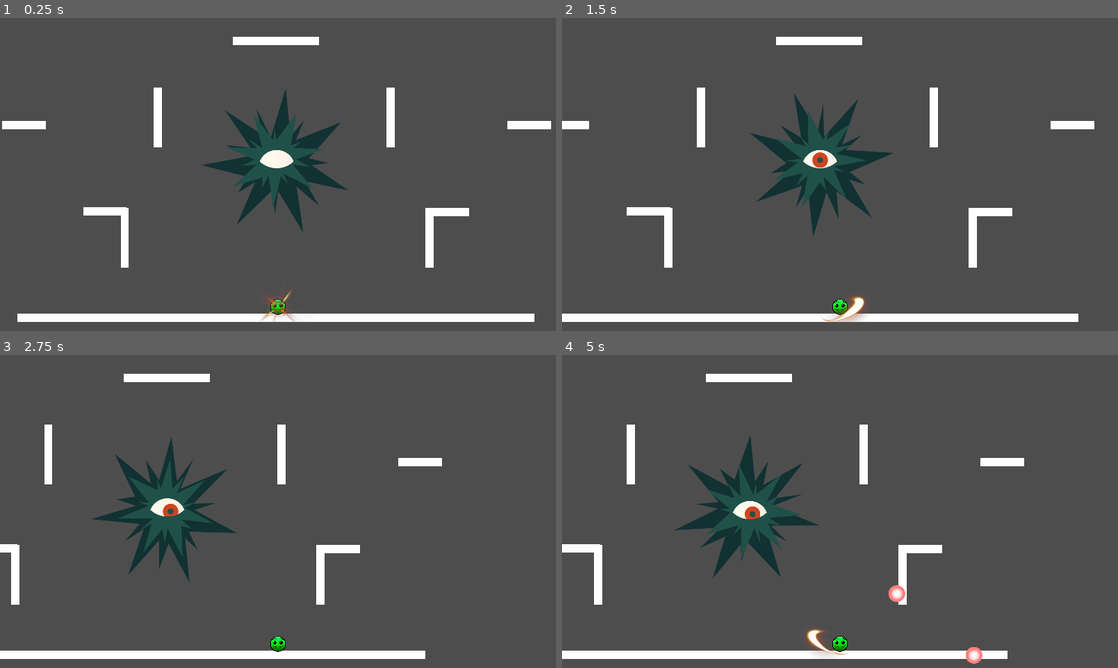
Above: before the commit, frames 1-4 (two rows, left to right).
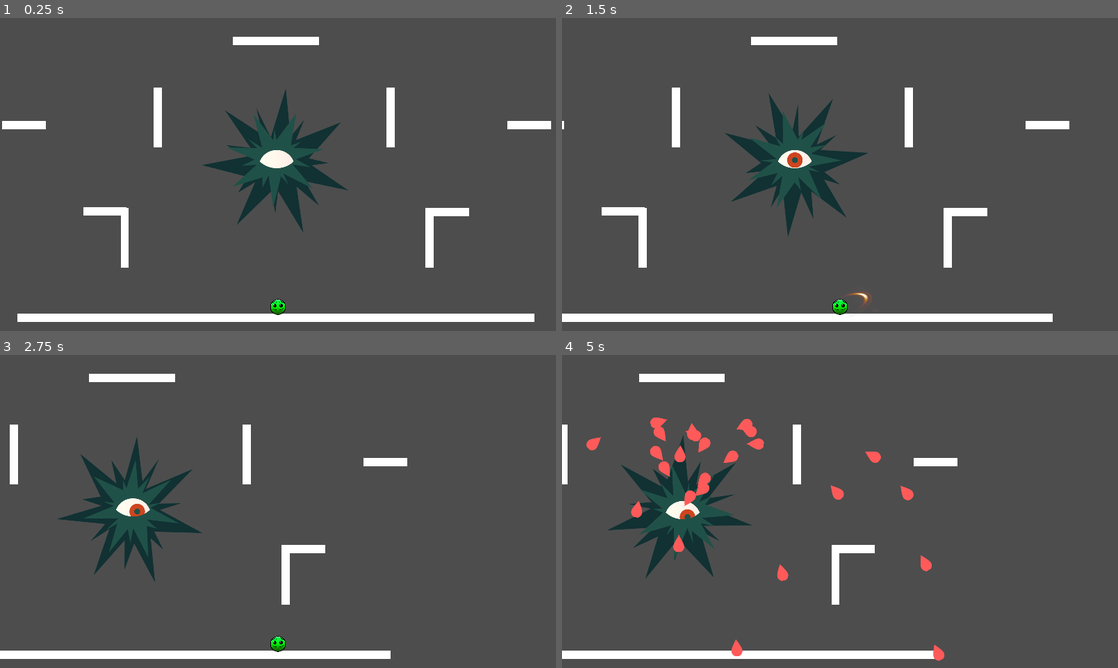
Above: after the commit, the same moments.

Repository: ReusableChopsticks/BreakoutBossfight
Game: Godot game, scene res://scenes/eye_boss_arena.tscn
The game is run twice, just before and just after one commit, with the same random seed, the same clock (stepped at 60 frames per second) and the same inputs.
Inputs:
- Up to frame 1 (0.25 s): no input
- Up to frame 2 (1.5 s): tap Enter at 0.5 s; hold X (attack) 0.53-1.28 s; hold Right (move_right) from 0.53 s (still down); tap Z (jump) at 0.77 s; tap X (attack) at 1.35 s
- Up to frame 3 (2.75 s): tap Z (jump) at 1.52 s; release Right (move_right) at 2.03 s; hold Left (move_left) from 2.03 s (still down); hold X (attack) from 2.03 s (still down); tap C (dash) at 2.1 s
- Up to frame 4 (5 s): release Left (move_left) at 2.78 s; release X (attack) at 2.78 s; hold Right (move_right) 2.78-4.28 s; tap X (attack) at 2.85, 4.55 s; tap Z (jump) at 3.02, 3.77, 4.52 s; hold X (attack) 3.53-4.28 s; hold Left (move_left) from 4.28 s (still down); tap C (dash) at 4.35 s

The runs differ from the first frame. In frame 1, 0.2% of the frame differs, in the area x 46-54%, y 86-98%; in frame 2, 8.3%; in frame 3, 8.2%; in frame 4, 13%, in the area x 0-84%, y 6-99%.

Commit message:
cry attack + crappy bullet spritesheet
the bullets sprites cut in to each other :(

Diff:
--- a/components/StateMachine.gd
+++ b/components/StateMachine.gd
@@ -46,3 +46,4 @@
 		current_state.exit()
 	current_state = new_state
 	new_state.enter()
+	print("entering state" + new_state_name)
--- a/entities/attacks/radial_attack.gd
+++ b/entities/attacks/radial_attack.gd
@@ -7,6 +7,9 @@
 @export var degrees_offset_per_burst = 5
 @export_range(0.01, 2) var fire_interval: float = 0.3
 @export var fire_amount: int = 10
+@export var clockwise: bool = true
+# choose between clockwise and anticlockwise
+@export var rand_clockwise: bool = true
 
 var bullet_config: BulletConfig
 
@@ -15,7 +18,12 @@
 	preview_attack()
 
 func attack():
+	if rand_clockwise and randf() < 0.5:
+		degrees_offset_per_burst = -degrees_offset_per_burst
+
 	var rotate_offset = 0
+	# so the attack doesn't always start at 0
+	rotate_offset += randi_range(0, 180)
 	var angle_interval = (2 * PI) / bullet_burst_amount
 	for j in range(fire_amount):
 		for i in range(bullet_burst_amount):
--- a/entities/attacks/radial_attack.tscn
+++ b/entities/attacks/radial_attack.tscn
@@ -11,3 +11,5 @@
 degrees_offset_per_burst = 5
 fire_interval = 0.3
 fire_amount = 10
+clockwise = false
+rand_clockwise = true
--- /dev/null
+++ b/entities/bosses/boss_states/cry_rain_attack.gd
@@ -0,0 +1,27 @@
+extends AttackState
+class_name CryRainAttack
+
+@export var attack_node: BaseAttack
+@export var tear_drop_amount = 15
+@export var interval := 0.05
+@export var max_x_velocity = 1000
+@export var y_vel = 500
+
+func enter():
+	for i in range(tear_drop_amount):
+		var x = randi_range(-max_x_velocity, max_x_velocity)
+		var y = y_vel + randi_range(-100, 100)
+		attack_node.start_velocity = Vector2(x, y)
+		attack_node.attack()
+		await get_tree().create_timer(interval).timeout
+	#await attack_node.finished
+	transitioned.emit(self, "EyeIdleState")
+
+func exit():
+	pass
+
+func update(_delta: float):
+	pass
+
+func physics_update(_delta: float):
+	pass
--- a/entities/bosses/eye_boss.tscn
+++ b/entities/bosses/eye_boss.tscn
@@ -12,12 +12,14 @@
 [ext_resource type="PackedScene" uid="uid://cx1bes5236qyc" path="res://entities/attacks/direction_attack.tscn" id="9_ut28g"]
 [ext_resource type="Script" path="res://entities/bosses/boss_states/eye_idle_state.gd" id="10_4sswx"]
 [ext_resource type="Script" path="res://components/health_component.gd" id="10_5nu60"]
+[ext_resource type="PackedScene" uid="uid://cnffthbwjp8xx" path="res://entities/projectiles/kinematic_bullet.tscn" id="10_5q7iq"]
 [ext_resource type="PackedScene" uid="uid://cfrxt4vfmroyh" path="res://components/hitbox_component.tscn" id="11_xsi86"]
 [ext_resource type="Script" path="res://entities/bosses/boss_states/eye_intro.gd" id="11_xxj5g"]
 [ext_resource type="Script" path="res://entities/bosses/boss_states/eye_choose_attack.gd" id="12_ghtuw"]
 [ext_resource type="PackedScene" uid="uid://d0fobv6xejsab" path="res://components/hurtbox_component.tscn" id="12_h8pvv"]
 [ext_resource type="Script" path="res://entities/bosses/boss_states/eye_burst_attack.gd" id="13_xky0h"]
 [ext_resource type="Script" path="res://entities/bosses/boss_states/eye_shoot_player_attack.gd" id="15_5hkvr"]
+[ext_resource type="Script" path="res://entities/bosses/boss_states/cry_rain_attack.gd" id="20_o843j"]
 
 [sub_resource type="GDScript" id="GDScript_ytuw1"]
 script/source = "extends Sprite2D
@@ -317,9 +319,29 @@
 "": SubResource("AnimationLibrary_vesn3")
 }
 
+[node name="HealthComponent" type="Node" parent="Eye"]
+script = ExtResource("10_5nu60")
+
+[node name="HitboxComponent" parent="Eye" instance=ExtResource("11_xsi86")]
+collision_layer = 2
+
+[node name="CollisionShape2D" type="CollisionShape2D" parent="Eye/HitboxComponent"]
+shape = SubResource("CircleShape2D_q1fjc")
+
+[node name="HurtboxComponent" parent="Eye" node_paths=PackedStringArray("health_component") instance=ExtResource("12_h8pvv")]
+collision_layer = 2
+collision_mask = 80
+health_component = NodePath("../HealthComponent")
+
+[node name="CollisionShape2D" type="CollisionShape2D" parent="Eye/HurtboxComponent"]
+shape = SubResource("CircleShape2D_acrlf")
+
 [node name="Attacks" type="Node2D" parent="Eye"]
 
-[node name="BasicAttack" parent="Eye/Attacks" instance=ExtResource("6_k4pdw")]
+[node name="CryRainAttack" parent="Eye/Attacks" instance=ExtResource("6_k4pdw")]
+bullet_scene = ExtResource("10_5q7iq")
+fire_interval = 0.05
+fire_amount = 1
 
 [node name="RadialAttack" parent="Eye/Attacks" instance=ExtResource("7_64inh")]
 bullet_scene = ExtResource("8_cj3i4")
@@ -330,23 +352,6 @@
 bullet_scene = ExtResource("8_cj3i4")
 speed = 700
 
-[node name="HealthComponent" type="Node" parent="Eye"]
-script = ExtResource("10_5nu60")
-
-[node name="HitboxComponent" parent="Eye" instance=ExtResource("11_xsi86")]
-collision_layer = 2
-
-[node name="CollisionShape2D" type="CollisionShape2D" parent="Eye/HitboxComponent"]
-shape = SubResource("CircleShape2D_q1fjc")
-
-[node name="HurtboxComponent" parent="Eye" node_paths=PackedStringArray("health_component") instance=ExtResource("12_h8pvv")]
-collision_layer = 2
-collision_mask = 80
-health_component = NodePath("../HealthComponent")
-
-[node name="CollisionShape2D" type="CollisionShape2D" parent="Eye/HurtboxComponent"]
-shape = SubResource("CircleShape2D_acrlf")
-
 [node name="StateMachine" type="Node" parent="." node_paths=PackedStringArray("initial_state")]
 script = ExtResource("6_hmgcb")
 initial_state = NodePath("EyeIntroState")
@@ -363,6 +368,13 @@
 [node name="EyeChooseAttack" type="Node" parent="StateMachine"]
 script = ExtResource("12_ghtuw")
 
+[node name="CryRainAttack" type="Node" parent="StateMachine" node_paths=PackedStringArray("attack_node")]
+script = ExtResource("20_o843j")
+attack_node = NodePath("../../Eye/Attacks/CryRainAttack")
+tear_drop_amount = 30
+max_x_velocity = 700
+y_vel = -700
+
 [node name="EyeBurstAttack" type="Node" parent="StateMachine" node_paths=PackedStringArray("attack_node")]
 script = ExtResource("13_xky0h")
 attack_node = NodePath("../../Eye/Attacks/RadialAttack")
@@ -370,3 +382,5 @@
 [node name="EyeShootPlayerAttack" type="Node" parent="StateMachine" node_paths=PackedStringArray("attack_node")]
 script = ExtResource("15_5hkvr")
 attack_node = NodePath("../../Eye/Attacks/DirectionAttack")
+
+[node name="temp space" type="Node" parent="."]
--- a/entities/player/player_attack_state.gd
+++ b/entities/player/player_attack_state.gd
@@ -12,8 +12,6 @@
 
 var _hold_time = 0
 var attack_dir: String
-
-	#transitioned.emit(self, "PlayerMoveState")
 
 func enter():
 	_hold_time = 0
@@ -47,7 +45,8 @@
 func handle_physics(delta):
 	# handle gravity while attacking; no movement!
 	var weight = move_settings.friction_lerp if player.is_on_floor() else move_settings.air_friction_lerp
-	player.velocity.x = lerpf(player.velocity.x, 0, weight)
+	# this line ends up just awkwardly stopping the player
+	#player.velocity.x = lerpf(player.velocity.x, 0, weight)
 	player.velocity.y += gravity * delta
 	player.move_and_slide()
 
--- a/entities/player/player_move_state.gd
+++ b/entities/player/player_move_state.gd
@@ -229,7 +229,6 @@
 	hurtbox.monitorable = !value
 #endregion
 
-
 func enter():
 	pass
 
--- a/entities/projectiles/base_bullet.gd
+++ b/entities/projectiles/base_bullet.gd
@@ -5,9 +5,12 @@
 All bullets must have these functions:
 	setup(config: BulletConfig) # constructor
 	deflect() # changes bullet state after player attack
+	hit() # get slapped nerd
 
 	BulletConfig is a contract where you look into the bullet code and pass in the required values
 """
+
+@onready var sprite: AnimatedSprite2D = $AnimatedSprite2D
 
 var is_normal: bool
 var is_deflected: bool
--- a/entities/projectiles/base_bullet.tscn
+++ b/entities/projectiles/base_bullet.tscn
@@ -1,15 +1,71 @@
-[gd_scene load_steps=3 format=3 uid="uid://bm8hpd35b4y32"]
+[gd_scene load_steps=11 format=3 uid="uid://bm8hpd35b4y32"]
 
 [ext_resource type="Script" path="res://entities/projectiles/base_bullet.gd" id="1_voc8i"]
 [ext_resource type="PackedScene" uid="uid://cfrxt4vfmroyh" path="res://components/hitbox_component.tscn" id="2_lv403"]
+[ext_resource type="Texture2D" uid="uid://ch2wj0gv466jg" path="res://entities/projectiles/bullet_sprites.png" id="3_od2ts"]
+[ext_resource type="Texture2D" uid="uid://bjkbr4rts3apd" path="res://entities/projectiles/explode_bullet_red.png" id="4_m1wjg"]
+[ext_resource type="Texture2D" uid="uid://uph0x6kjf08x" path="res://entities/projectiles/explode_bullet_blue.png" id="5_jsayy"]
+
+[sub_resource type="AtlasTexture" id="AtlasTexture_7miio"]
+atlas = ExtResource("3_od2ts")
+region = Rect2(0, 0, 64, 64)
+
+[sub_resource type="AtlasTexture" id="AtlasTexture_xkghs"]
+atlas = ExtResource("3_od2ts")
+region = Rect2(64, 0, 64, 64)
+
+[sub_resource type="AtlasTexture" id="AtlasTexture_dk7yj"]
+atlas = ExtResource("3_od2ts")
+region = Rect2(0, 256, 64, 64)
+
+[sub_resource type="AtlasTexture" id="AtlasTexture_fv24u"]
+atlas = ExtResource("3_od2ts")
+region = Rect2(64, 256, 64, 64)
+
+[sub_resource type="SpriteFrames" id="SpriteFrames_mj23l"]
+animations = [{
+"frames": [{
+"duration": 1.0,
+"texture": SubResource("AtlasTexture_7miio")
+}, {
+"duration": 1.0,
+"texture": SubResource("AtlasTexture_xkghs")
+}],
+"loop": true,
+"name": &"default",
+"speed": 5.0
+}, {
+"frames": [{
+"duration": 1.0,
+"texture": ExtResource("4_m1wjg")
+}, {
+"duration": 1.0,
+"texture": ExtResource("5_jsayy")
+}],
+"loop": true,
+"name": &"explode",
+"speed": 5.0
+}, {
+"frames": [{
+"duration": 1.0,
+"texture": SubResource("AtlasTexture_dk7yj")
+}, {
+"duration": 1.0,
+"texture": SubResource("AtlasTexture_fv24u")
+}],
+"loop": true,
+"name": &"tear_drop",
+"speed": 5.0
+}]
 
 [node name="BaseBullet" type="CharacterBody2D"]
 collision_layer = 8
-collision_mask = 4
+collision_mask = 68
 script = ExtResource("1_voc8i")
 metadata/_edit_group_ = true
 
-[node name="Sprite2D" type="Sprite2D" parent="."]
+[node name="AnimatedSprite2D" type="AnimatedSprite2D" parent="."]
+sprite_frames = SubResource("SpriteFrames_mj23l")
 
 [node name="DeleteTimer" type="Timer" parent="."]
 wait_time = 10.0
--- a/entities/projectiles/basic_bullet.gd
+++ b/entities/projectiles/basic_bullet.gd
@@ -2,12 +2,13 @@
 class_name BasicBullet
 
 func setup(bullet: BulletConfig):
+	$AnimatedSprite2D.frame = 0
 	position = bullet.spawn_pos
 	velocity = bullet.start_velocity
 	return self
 
 func deflect():
-
+	$AnimatedSprite2D.frame = 1
 	set_deflected()
 	# set to bounce off environment (walls)
 	set_collision_mask_value(3, true)
--- a/entities/projectiles/basic_bullet.tscn
+++ b/entities/projectiles/basic_bullet.tscn
@@ -1,7 +1,6 @@
-[gd_scene load_steps=6 format=3 uid="uid://rtah0mxab7rn"]
+[gd_scene load_steps=5 format=3 uid="uid://rtah0mxab7rn"]
 
 [ext_resource type="PackedScene" uid="uid://bm8hpd35b4y32" path="res://entities/projectiles/base_bullet.tscn" id="1_yyb4r"]
-[ext_resource type="Texture2D" uid="uid://btuyqbjlvg3sf" path="res://entities/projectiles/BasicBulletSprite.png" id="2_65yj3"]
 [ext_resource type="Script" path="res://entities/projectiles/basic_bullet.gd" id="2_ofm20"]
 
 [sub_resource type="CircleShape2D" id="CircleShape2D_nabxq"]
@@ -17,8 +16,5 @@
 [node name="CollisionShape2D" type="CollisionShape2D" parent="." index="0"]
 shape = SubResource("CircleShape2D_nabxq")
 
-[node name="Sprite2D" parent="." index="1"]
-texture = ExtResource("2_65yj3")
-
 [node name="CollisionShape2D" type="CollisionShape2D" parent="HitboxComponent" index="0"]
 shape = SubResource("CircleShape2D_olmp3")
--- a/entities/projectiles/exploding_bullet.tscn
+++ b/entities/projectiles/exploding_bullet.tscn
@@ -1,7 +1,6 @@
-[gd_scene load_steps=8 format=3 uid="uid://douuwu2uf32ge"]
+[gd_scene load_steps=7 format=3 uid="uid://douuwu2uf32ge"]
 
 [ext_resource type="PackedScene" uid="uid://bm8hpd35b4y32" path="res://entities/projectiles/base_bullet.tscn" id="1_1kxcq"]
-[ext_resource type="Texture2D" uid="uid://bdtaw3saty56x" path="res://entities/projectiles/mine.png" id="2_l5jig"]
 [ext_resource type="Script" path="res://entities/projectiles/exploding_bullet.gd" id="2_prfr7"]
 [ext_resource type="PackedScene" uid="uid://bi7vg7jftevte" path="res://entities/attacks/radial_attack.tscn" id="4_vf56o"]
 [ext_resource type="PackedScene" uid="uid://cnffthbwjp8xx" path="res://entities/projectiles/kinematic_bullet.tscn" id="5_52up2"]
@@ -14,10 +13,6 @@
 [node name="ExplodingBullet" instance=ExtResource("1_1kxcq")]
 script = ExtResource("2_prfr7")
 
-[node name="Sprite2D" parent="." index="0"]
-scale = Vector2(0.0948718, 0.0948718)
-texture = ExtResource("2_l5jig")
-
 [node name="CollisionShape2D" type="CollisionShape2D" parent="HitboxComponent" index="0"]
 shape = SubResource("CircleShape2D_6ey43")
 
@@ -28,3 +23,6 @@
 bullet_scene = ExtResource("5_52up2")
 degrees_offset_per_burst = 0
 fire_amount = 1
+
+[node name="AnimatedSprite2D" parent="." index="4"]
+animation = &"explode"
--- a/entities/projectiles/kinematic_bullet.gd
+++ b/entities/projectiles/kinematic_bullet.gd
@@ -10,12 +10,15 @@
 	return self
 
 func deflect():
+	sprite.frame = 1
 	set_deflected()
 	set_environment_collision()
-	velocity *= 1.5
+	velocity.x *= 1.3
+	velocity.y *= 1.5
 
 func _physics_process(delta):
 	velocity.y += gravity * delta
 	var col_info = move_and_collide(velocity * delta)
 	if col_info:
 		velocity = velocity.bounce(col_info.get_normal()) * bounce_decrease
+	rotation = velocity.angle() - PI/2
--- a/entities/projectiles/kinematic_bullet.tscn
+++ b/entities/projectiles/kinematic_bullet.tscn
@@ -1,26 +1,28 @@
-[gd_scene load_steps=6 format=3 uid="uid://cnffthbwjp8xx"]
+[gd_scene load_steps=5 format=3 uid="uid://cnffthbwjp8xx"]
 
 [ext_resource type="PackedScene" uid="uid://bm8hpd35b4y32" path="res://entities/projectiles/base_bullet.tscn" id="1_50tnb"]
-[ext_resource type="Texture2D" uid="uid://2wrj4s618ni1" path="res://graphics/scribbly_circle.png" id="2_8uicp"]
 [ext_resource type="Script" path="res://entities/projectiles/kinematic_bullet.gd" id="2_oflsd"]
 
+[sub_resource type="CircleShape2D" id="CircleShape2D_jj3bc"]
+radius = 26.0192
+
 [sub_resource type="CircleShape2D" id="CircleShape2D_y5hi3"]
-radius = 26.1725
-
-[sub_resource type="CircleShape2D" id="CircleShape2D_jj3bc"]
-radius = 30.0167
+radius = 21.0
 
 [node name="KinematicBullet" instance=ExtResource("1_50tnb")]
+collision_mask = 64
 script = ExtResource("2_oflsd")
-gravity = null
+gravity = 1000
 bounce_decrease = 0.8
 
-[node name="Sprite2D" parent="." index="0"]
-scale = Vector2(0.204, 0.204)
-texture = ExtResource("2_8uicp")
+[node name="AnimatedSprite2D" parent="." index="0"]
+animation = &"tear_drop"
+
+[node name="CollisionShape2D" type="CollisionShape2D" parent="." index="2"]
+shape = SubResource("CircleShape2D_jj3bc")
+
+[node name="HitboxComponent" parent="." index="3"]
+position = Vector2(0, 12)
 
 [node name="CollisionShape2D" type="CollisionShape2D" parent="HitboxComponent" index="0"]
 shape = SubResource("CircleShape2D_y5hi3")
-
-[node name="CollisionShape2D" type="CollisionShape2D" parent="." index="2"]
-shape = SubResource("CircleShape2D_jj3bc")
--- a/entities/weapon/weapon.tscn
+++ b/entities/weapon/weapon.tscn
@@ -1,8 +1,9 @@
-[gd_scene load_steps=37 format=3 uid="uid://b87gbpvxlbfcy"]
+[gd_scene load_steps=38 format=3 uid="uid://b87gbpvxlbfcy"]
 
 [ext_resource type="Script" path="res://entities/weapon/weapon.gd" id="1_pl645"]
 [ext_resource type="Texture2D" uid="uid://2wrj4s618ni1" path="res://graphics/scribbly_circle.png" id="2_53cjm"]
 [ext_resource type="Texture2D" uid="uid://cdgh8ksom2u3l" path="res://entities/weapon/sword_slash_placeholder.png" id="2_rma3v"]
+[ext_resource type="Texture2D" uid="uid://dnv4pguhvb133" path="res://graphics/1x1.png" id="3_xv5gd"]
 
 [sub_resource type="Animation" id="Animation_dctiw"]
 resource_name = "RESET"
@@ -28,7 +29,7 @@
 "times": PackedFloat32Array(0),
 "transitions": PackedFloat32Array(1),
 "update": 1,
-"values": [7]
+"values": [0]
 }
 tracks/2/type = "value"
 tracks/2/imported = false
@@ -40,7 +41,7 @@
 "times": PackedFloat32Array(0),
 "transitions": PackedFloat32Array(1),
 "update": 1,
-"values": [&"side_attack"]
+"values": [&"idle"]
 }
 tracks/3/type = "value"
 tracks/3/imported = false
@@ -65,6 +66,24 @@
 "transitions": PackedFloat32Array(1),
 "update": 0,
 "values": [Vector2(0, 0)]
+}
+
+[sub_resource type="Animation" id="Animation_w8ooq"]
+resource_name = "deflect_attack"
+length = 0.1
+tracks/0/type = "method"
+tracks/0/imported = false
+tracks/0/enabled = true
+tracks/0/path = NodePath(".")
+tracks/0/interp = 1
+tracks/0/loop_wrap = true
+tracks/0/keys = {
+"times": PackedFloat32Array(0.1),
+"transitions": PackedFloat32Array(1),
+"values": [{
+"args": [],
+"method": &"deflect_bullets"
+}]
 }
 
 [sub_resource type="Animation" id="Animation_ppoyu"]
@@ -267,24 +286,6 @@
 "values": [Vector2(-1, -40), Vector2(0, -60)]
 }
 
-[sub_resource type="Animation" id="Animation_w8ooq"]
-resource_name = "deflect_attack"
-length = 0.1
-tracks/0/type = "method"
-tracks/0/imported = false
-tracks/0/enabled = true
-tracks/0/path = NodePath(".")
-tracks/0/interp = 1
-tracks/0/loop_wrap = true
-tracks/0/keys = {
-"times": PackedFloat32Array(0.1),
-"transitions": PackedFloat32Array(1),
-"values": [{
-"args": [],
-"method": &"deflect_bullets"
-}]
-}
-
 [sub_resource type="AnimationLibrary" id="AnimationLibrary_340tu"]
 _data = {
 "RESET": SubResource("Animation_dctiw"),
@@ -295,6 +296,21 @@
 "up_attack": SubResource("Animation_6vqqo")
 }
 
+[sub_resource type="RectangleShape2D" id="RectangleShape2D_w36ce"]
+size = Vector2(113, 104)
+
+[sub_resource type="RectangleShape2D" id="RectangleShape2D_80u2e"]
+size = Vector2(115, 103)
+
+[sub_resource type="RectangleShape2D" id="RectangleShape2D_jtm1o"]
+size = Vector2(122, 108)
+
+[sub_resource type="RectangleShape2D" id="RectangleShape2D_27lel"]
+size = Vector2(121, 89.5)
+
+[sub_resource type="CircleShape2D" id="CircleShape2D_sbv2j"]
+radius = 246.008
+
 [sub_resource type="AtlasTexture" id="AtlasTexture_d5xea"]
 atlas = ExtResource("2_53cjm")
 region = Rect2(0, 0, 500, 500)
@@ -383,6 +399,14 @@
 }],
 "loop": true,
 "name": &"deflect_attack",
+"speed": 5.0
+}, {
+"frames": [{
+"duration": 1.0,
+"texture": ExtResource("3_xv5gd")
+}],
+"loop": true,
+"name": &"idle",
 "speed": 5.0
 }, {
 "frames": [{
@@ -453,21 +477,6 @@
 "speed": 12.0
 }]
 
-[sub_resource type="RectangleShape2D" id="RectangleShape2D_w36ce"]
-size = Vector2(113, 104)
-
-[sub_resource type="RectangleShape2D" id="RectangleShape2D_80u2e"]
-size = Vector2(115, 103)
-
-[sub_resource type="RectangleShape2D" id="RectangleShape2D_jtm1o"]
-size = Vector2(122, 108)
-
-[sub_resource type="RectangleShape2D" id="RectangleShape2D_27lel"]
-size = Vector2(121, 89.5)
-
-[sub_resource type="CircleShape2D" id="CircleShape2D_sbv2j"]
-radius = 246.008
-
 [node name="Weapon" type="Node2D"]
 script = ExtResource("1_pl645")
 
@@ -475,47 +484,48 @@
 libraries = {
 "": SubResource("AnimationLibrary_340tu")
 }
+speed_scale = 2.0
+
+[node name="LeftAttackArea" type="Area2D" parent="."]
+collision_layer = 64
+collision_mask = 26
+
+[node name="CollisionShape2D" type="CollisionShape2D" parent="LeftAttackArea"]
+position = Vector2(-58, -10)
+shape = SubResource("RectangleShape2D_w36ce")
+
+[node name="RightAttackArea" type="Area2D" parent="."]
+collision_layer = 64
+collision_mask = 26
+
+[node name="CollisionShape2D" type="CollisionShape2D" parent="RightAttackArea"]
+position = Vector2(56.5, -10.5)
+shape = SubResource("RectangleShape2D_80u2e")
+
+[node name="UpAttackArea" type="Area2D" parent="."]
+collision_layer = 64
+collision_mask = 26
+
+[node name="CollisionShape2D" type="CollisionShape2D" parent="UpAttackArea"]
+position = Vector2(0, -53)
+shape = SubResource("RectangleShape2D_jtm1o")
+
+[node name="DownAttackArea" type="Area2D" parent="."]
+collision_layer = 64
+collision_mask = 26
+
+[node name="CollisionShape2D" type="CollisionShape2D" parent="DownAttackArea"]
+position = Vector2(0, 44.25)
+shape = SubResource("RectangleShape2D_27lel")
+
+[node name="DeflectArea" type="Area2D" parent="."]
+collision_layer = 64
+collision_mask = 26
+
+[node name="CollisionShape2D" type="CollisionShape2D" parent="DeflectArea"]
+shape = SubResource("CircleShape2D_sbv2j")
 
 [node name="AnimatedSprite2D" type="AnimatedSprite2D" parent="."]
 scale = Vector2(1.81111, 1.81111)
 sprite_frames = SubResource("SpriteFrames_iy24q")
-animation = &"side_attack"
-
-[node name="LeftAttackArea" type="Area2D" parent="."]
-collision_layer = 64
-collision_mask = 26
-
-[node name="CollisionShape2D" type="CollisionShape2D" parent="LeftAttackArea"]
-position = Vector2(-58, -10)
-shape = SubResource("RectangleShape2D_w36ce")
-
-[node name="RightAttackArea" type="Area2D" parent="."]
-collision_layer = 64
-collision_mask = 26
-
-[node name="CollisionShape2D" type="CollisionShape2D" parent="RightAttackArea"]
-position = Vector2(56.5, -10.5)
-shape = SubResource("RectangleShape2D_80u2e")
-
-[node name="UpAttackArea" type="Area2D" parent="."]
-collision_layer = 64
-collision_mask = 26
-
-[node name="CollisionShape2D" type="CollisionShape2D" parent="UpAttackArea"]
-position = Vector2(0, -53)
-shape = SubResource("RectangleShape2D_jtm1o")
-
-[node name="DownAttackArea" type="Area2D" parent="."]
-collision_layer = 64
-collision_mask = 26
-
-[node name="CollisionShape2D" type="CollisionShape2D" parent="DownAttackArea"]
-position = Vector2(0, 44.25)
-shape = SubResource("RectangleShape2D_27lel")
-
-[node name="DeflectArea" type="Area2D" parent="."]
-collision_layer = 64
-collision_mask = 26
-
-[node name="CollisionShape2D" type="CollisionShape2D" parent="DeflectArea"]
-shape = SubResource("CircleShape2D_sbv2j")
+animation = &"idle"
--- a/scenes/eye_boss_arena.tscn
+++ b/scenes/eye_boss_arena.tscn
@@ -6,6 +6,9 @@
 [ext_resource type="PackedScene" uid="uid://dk4abp6w1e7fu" path="res://scenes/wall.tscn" id="4_m0ygp"]
 
 [node name="EyeBossArena" type="Node2D"]
+
+[node name="EyeBoss" parent="." instance=ExtResource("3_60h7x")]
+position = Vector2(3, -609)
 
 [node name="LeftWall" parent="." instance=ExtResource("1_kfdmg")]
 scale = Vector2(0.141422, 8.82497)
@@ -30,18 +33,6 @@
 position = Vector2(657, -407)
 scale = Vector2(0.141422, 0.744971)
 
-[node name="Player" parent="." instance=ExtResource("2_uyukp")]
-position = Vector2(8, -79)
-
-[node name="Camera2D" type="Camera2D" parent="Player"]
-offset = Vector2(0, -200)
-zoom = Vector2(0.9, 0.9)
-limit_bottom = 250
-editor_draw_limits = true
-
-[node name="EyeBoss" parent="." instance=ExtResource("3_60h7x")]
-position = Vector2(3, -609)
-
 [node name="LeftWall2" parent="." instance=ExtResource("4_m0ygp")]
 position = Vector2(-580, -308)
 scale = Vector2(0.141422, 1.02497)
@@ -57,3 +48,12 @@
 [node name="LeftWall3" parent="." instance=ExtResource("4_m0ygp")]
 position = Vector2(589, -308)
 scale = Vector2(0.141422, 1.02497)
+
+[node name="Player" parent="." instance=ExtResource("2_uyukp")]
+position = Vector2(8, -79)
+
+[node name="Camera2D" type="Camera2D" parent="Player"]
+offset = Vector2(0, -200)
+zoom = Vector2(0.9, 0.9)
+limit_bottom = 250
+editor_draw_limits = true
Not shown: 1 places in entities/bosses/eye_boss.tscn that only renumber resources
Binary file added: entities/projectiles/bullet_sprites.png
Not shown, added: entities/projectiles/bullet_sprites.png.import
Binary file added: entities/projectiles/explode_bullet_blue.png
Not shown, added: entities/projectiles/explode_bullet_blue.png.import
Binary file added: entities/projectiles/explode_bullet_red.png
Not shown, added: entities/projectiles/explode_bullet_red.png.import
